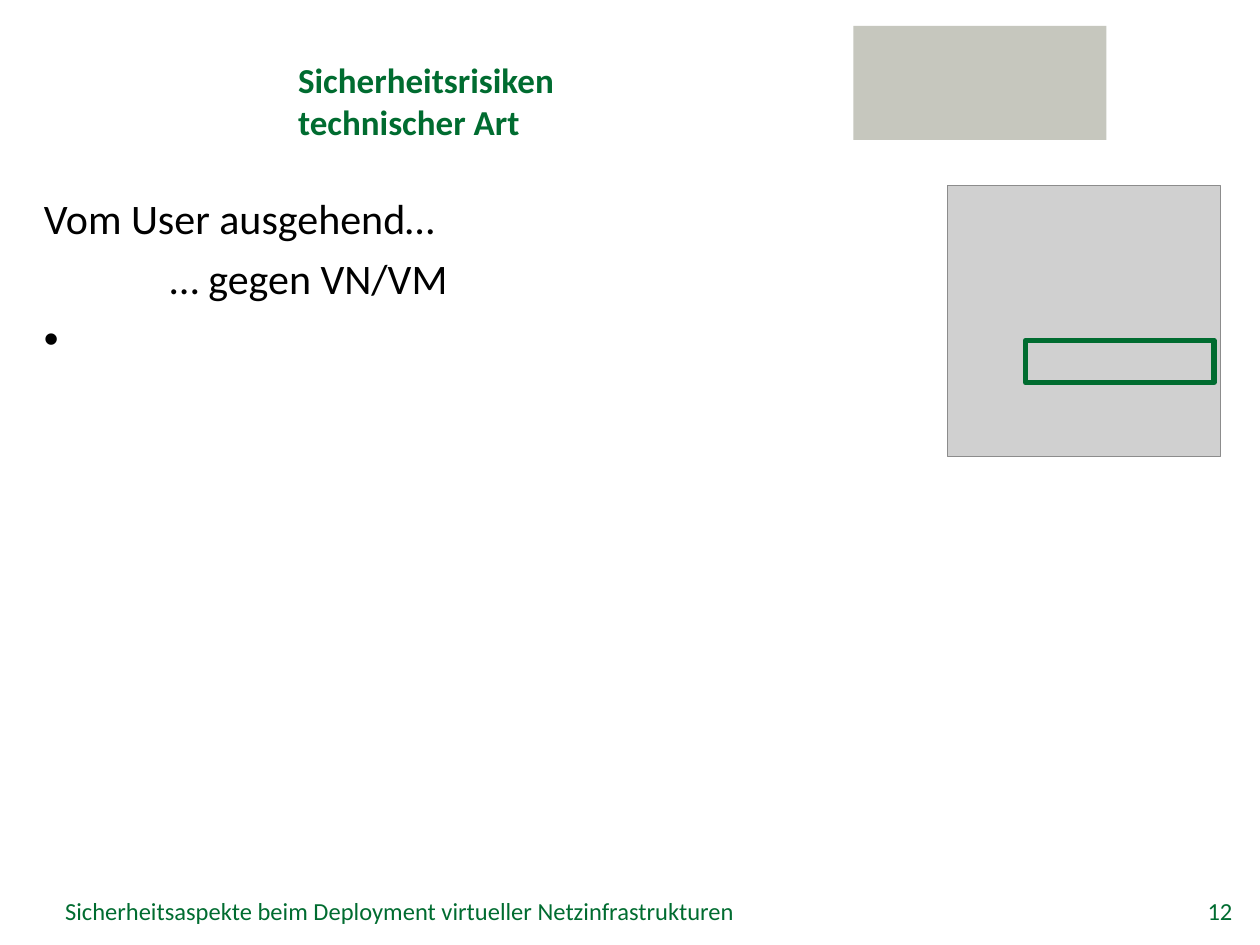
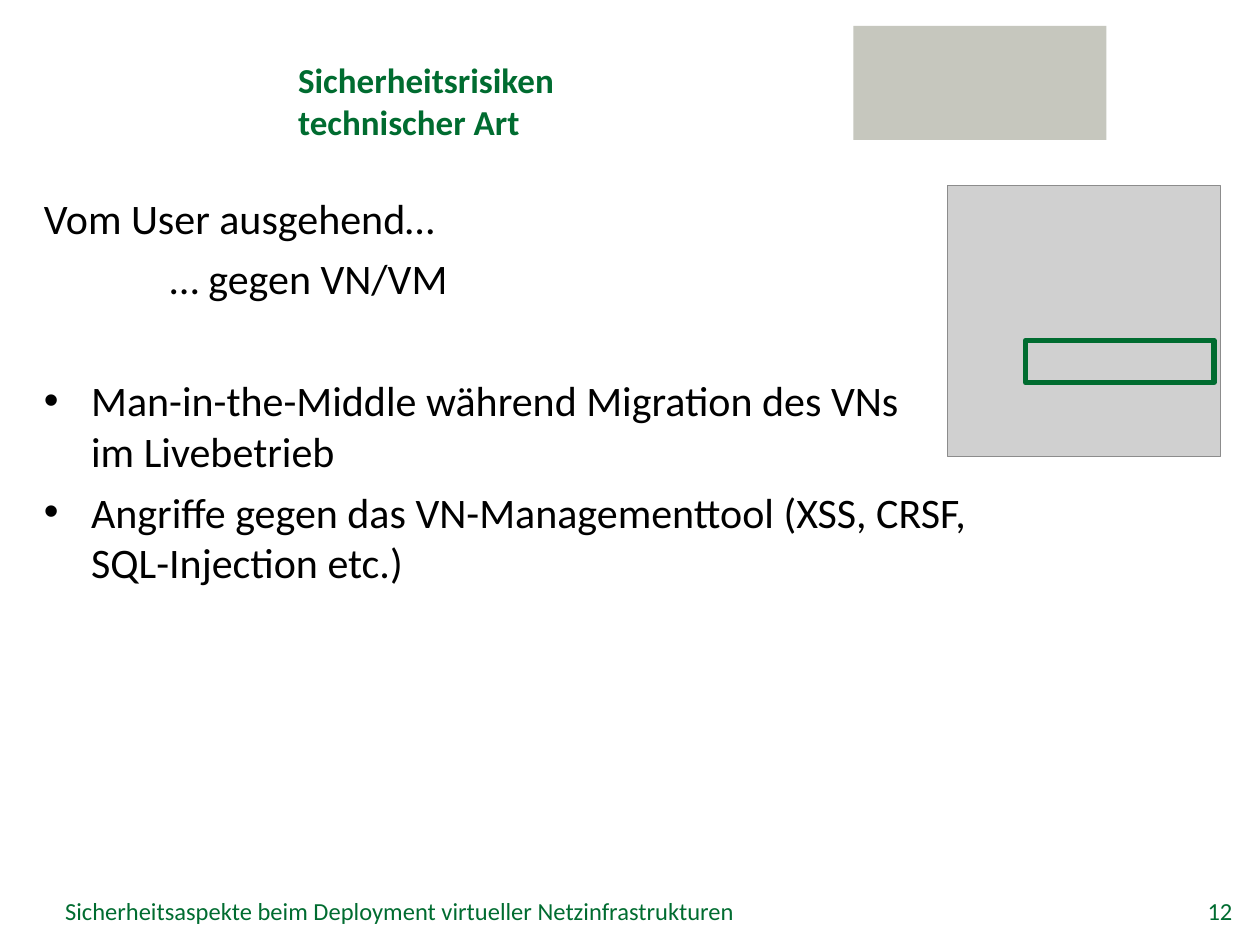
Before and after one commit to GeGroe/timvs, a slide deck: slide 12 of Referat/PowerPoint/TimvS_SVNE.pptx. Drawn at 1260x945 pixels with LibreOffice and Linux fonts; fonts in the diff are those of the drawing; grey boxes stand for pictures; background and template pictures are left out. Boxes give left, top, right and bottom in pixels: in the first picture for what was removed or moved away, otherwise in the second. Text is boxed around its words. In the diff, an @@ line names an element or a change of style, - is before the commit and + after.

```diff
--- a/Referat/PowerPoint/TimvS_SVNE.pptx
+++ b/Referat/PowerPoint/TimvS_SVNE.pptx
@@ text at bbox=[91, 386, 966, 586]: paragraphs added @@
+• Man-in-the-Middle während Migration des VNs
+  im Livebetrieb
+• Angriffe gegen das VN-Managementtool (XSS, CRSF,
+  SQL-Injection etc.)
```
Also in this commit, not shown: 5 other slides changed.
